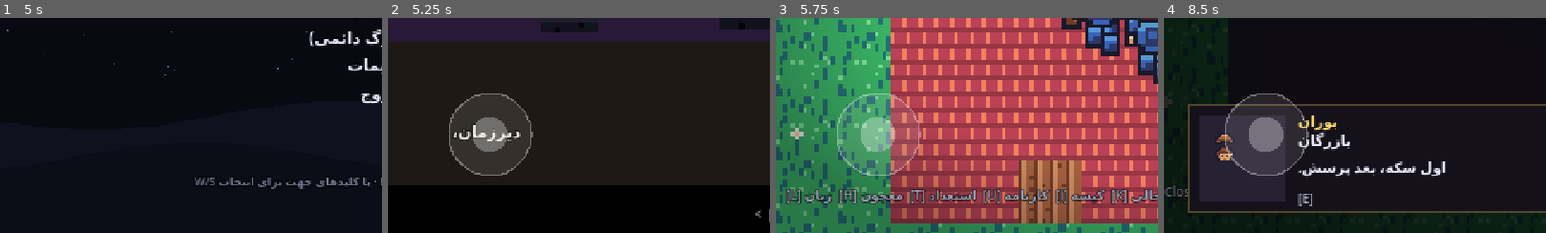
Above: before the commit, frames 1-4 (left to right).
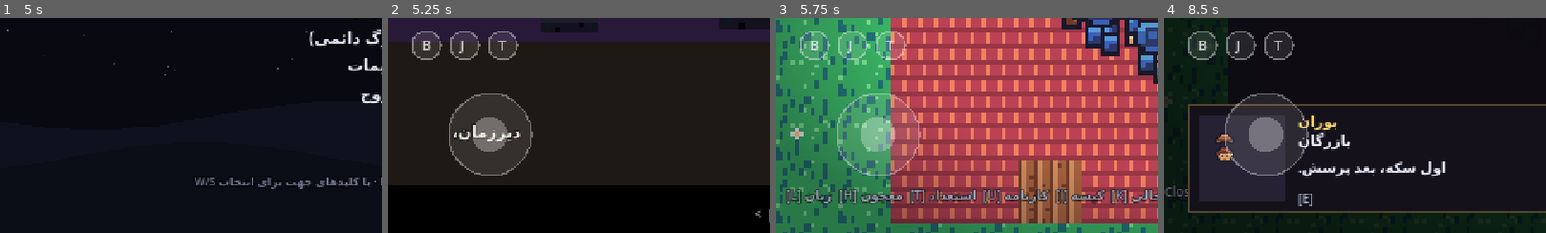
Above: after the commit, the same moments.

Repository: amirrezahadipoor/2D-RPG
Game: Godot game, scene res://scenes/main_menu.tscn
Same seed, same stepped clock (60 frames per second), same inputs: the game is played once before the commit and once after it.
Inputs (mouse positions are % of the whole screen's width and height, from its top left):
- Up to frame 1 (5 s): move the mouse to (72, 45) at 0.52 s; hold D (move_right) 0.53-1.25 s; hold J (attack) 0.53-1.25 s; click (72, 45) at 0.67 s; tap K (dodge) at 0.8 s; tap Enter at 1.25, 2.75 s; drag from (30, 55) to (45, 70) at 1.27 s; tap Space at 2, 3.5 s; move the mouse to (60, 28) at 2.02 s; hold D (move_right) 2.03-2.75 s; hold E (interact) 2.03-2.75 s; tap L (locale) at 2.3 s; drag from (45, 70) to (20, 35) at 2.77 s; move the mouse to (80, 65) at 3.52 s; hold A (move_left) 3.53-4.25 s; hold U (quests) 3.53-4.25 s; tap T (talents) at 3.8 s; tap I (inventory) at 4.15 s; drag from (20, 35) to (35, 25) at 4.27 s
- Up to frame 2 (5.25 s): tap Enter at 5 s; move the mouse to (55, 50) at 5.02 s; hold S (move_down) from 5.03 s (still down); hold J (attack) from 5.03 s (still down); tap H (use_potion) at 5.1 s; click (55, 50) at 5.17 s
- Up to frame 3 (5.75 s): keep holding S (move_down); keep holding J (attack); tap Escape (pause) at 5.65 s
- Up to frame 4 (8.5 s): release S (move_down) at 5.75 s; release J (attack) at 5.75 s; drag from (35, 25) to (30, 55) at 5.77 s; move the mouse to (72, 45) at 6.52 s; hold W (move_up) 6.53-7.25 s; hold K (dodge) 6.53-7.25 s; tap E (interact) at 6.8 s; drag from (30, 55) to (45, 70) at 7.27 s; move the mouse to (60, 28) at 8.02 s; hold S (move_down) from 8.03 s (still down); hold L (locale) from 8.03 s (still down); tap U (quests) at 8.3 s
The pictures show only the part of the screen within x 0-50%, y 50-100%; the shares and areas given below are measured in that part.

Frame 1 is identical in both runs. In frame 2, 0.7% of the frame differs, in the area x 6-35%, y 6-20%; in frame 3, 0.7%; in frame 4, 1.5%.

Commit message:
audit fixes: dungeon depth in save + restore on load, touch bag/journal/talents toggles, low-quality drops decals, FA menu shot, soak+perf tools, verify 345

Diff:
--- a/src/autoload/game.gd
+++ b/src/autoload/game.gd
@@ -27,6 +27,7 @@
 var seen_intro: bool = false
 var saved_world_seed: int = -1
 var saved_hero_pos := Vector2.ZERO
+var saved_dungeon_depth := 0
 var pending_load := false
 
 func hour() -> int:
@@ -119,6 +120,9 @@
 		"inventory": Inventory.serialize(),
 		"quests": QuestLog.serialize(),
 	}
+	var dun := get_tree().root.find_child("Dungeon", true, false)
+	var dv: Variant = dun.get("depth") if dun != null else null
+	payload["dungeon_depth"] = int(dv) if dv != null else 0
 	var world := _find_world()
 	if world != null:
 		payload["world_seed"] = int(world.get("world_seed"))
@@ -153,6 +157,7 @@
 	Inventory.deserialize(parsed.get("inventory", {}))
 	QuestLog.deserialize(parsed.get("quests", {}))
 	saved_world_seed = int(parsed.get("world_seed", -1))
+	saved_dungeon_depth = int(parsed.get("dungeon_depth", 0))
 	var hp: Array = parsed.get("hero_pos", [])
 	saved_hero_pos = Vector2(float(hp[0]), float(hp[1])) if hp.size() == 2 else Vector2.ZERO
 	return true
--- a/src/main.gd
+++ b/src/main.gd
@@ -15,16 +15,16 @@
 var _overworld_hero_pos := Vector2.ZERO
 
 func _ready() -> void:
+	var loading := Game.pending_load
 	world = Overworld.new()
 	world.name = "Overworld"
-	if Game.pending_load:
+	if loading:
 		Game.load_run()
 		world.forced_seed = Game.saved_world_seed
 	add_child(world)
-	if Game.pending_load and Game.saved_hero_pos != Vector2.ZERO \
+	if loading and Game.saved_hero_pos != Vector2.ZERO \
 			and world.is_walkable_at(Game.saved_hero_pos):
 		world.hero.global_position = Game.saved_hero_pos
-	Game.pending_load = false
 
 	_hook_autosave()
 
@@ -88,6 +88,12 @@
 
 	Stats.died.connect(_on_player_died)
 	Game.state_changed.connect(_on_game_state)
+
+	# a save taken inside a dungeon must drop you back into that depth
+	if Game.pending_load and Game.saved_dungeon_depth > 0:
+		enter_dungeon(Game.saved_dungeon_depth)
+		Game.pending_load = false
+	Game.pending_load = false
 
 	if Game.seen_intro:
 		Game.change_state(Game.State.PLAYING)
--- a/src/ui/touch_ui.gd
+++ b/src/ui/touch_ui.gd
@@ -14,13 +14,19 @@
 	"interact": {"pos": Vector2(452, 184), "r": 12.0, "glyph": "E"},
 	"use_potion": {"pos": Vector2(376, 216), "r": 11.0, "glyph": "H"},
 	"pause":    {"pos": Vector2(468, 12), "r": 9.0, "glyph": "="},
+	"inventory": {"pos": Vector2(24, 152), "r": 9.0, "glyph": "B"},
+	"quests":   {"pos": Vector2(48, 152), "r": 9.0, "glyph": "J"},
+	"talents":  {"pos": Vector2(72, 152), "r": 9.0, "glyph": "T"},
 }
+## toggle actions release themselves a beat after the tap
+const TOGGLE_ACTIONS := {"inventory": 1, "quests": 1, "talents": 1, "pause": 1}
 
 var enabled := false
 var _root: Control
 var _stick_id := -1
 var _stick_vec := Vector2.ZERO
 var _button_ids := {}           # action -> touch index
+var _auto_release := {}         # action -> seconds left
 var _move_state := {"move_left": false, "move_right": false,
 	"move_up": false, "move_down": false}
 
@@ -58,6 +64,14 @@
 	_stick_id = -1
 	_stick_vec = Vector2.ZERO
 
+func _process(delta: float) -> void:
+	for action in _auto_release.keys():
+		_auto_release[action] = float(_auto_release[action]) - delta
+		if _auto_release[action] <= 0.0:
+			_emit_action(action, false)
+			_button_ids.erase(action)
+			_auto_release.erase(action)
+
 func _input(event: InputEvent) -> void:
 	if not enabled:
 		return
@@ -83,6 +97,8 @@
 		if pos.distance_to(b["pos"]) < b["r"] + 6.0:
 			_button_ids[action] = index
 			_emit_action(action, true)
+			if TOGGLE_ACTIONS.has(action):
+				_auto_release[action] = 0.12
 			Sfx.play("click", -16.0, 0.02)
 			return
 
--- a/src/world/world.gd
+++ b/src/world/world.gd
@@ -72,6 +72,8 @@
 func apply_quality() -> void:
 	if shade_layer != null:
 		shade_layer.visible = Settings.quality != "low"
+	if decals != null:
+		decals.visible = Settings.quality != "low"
 	for entry in _lights:
 		entry["light"].visible = Settings.quality == "high"
 	Juice.register_world(actors)
--- a/tests/verify.gd
+++ b/tests/verify.gd
@@ -381,6 +381,7 @@
 	var save_text := FileAccess.get_file_as_string(Game.SAVE_PATH)
 	var reparsed: Variant = JSON.parse_string(save_text)
 	_ok(typeof(reparsed) == TYPE_DICTIONARY, "save file is valid JSON")
+	_ok((reparsed as Dictionary).has("dungeon_depth"), "save carries a dungeon_depth field")
 	Stats.gold = 0
 	Stats.level = 1
 	Inventory.bag.clear()
@@ -396,6 +397,16 @@
 	_ok(QuestLog.active.size() == 1 and int(QuestLog.active[0].get("progress", 0)) == 2, "active quest progress survives")
 	_ok(QuestLog.completed_side.has("side_done"), "completed side quests survive")
 	_ok(Game.saved_world_seed == 987654, "world seed survives the round trip")
+	# dungeon depth rides along in the save so revive/continue re-enters it
+	var rt_text := FileAccess.get_file_as_string(Game.SAVE_PATH)
+	var rt_edit: Dictionary = JSON.parse_string(rt_text)
+	rt_edit["dungeon_depth"] = 4
+	var rt_f := FileAccess.open(Game.SAVE_PATH, FileAccess.WRITE)
+	rt_f.store_string(JSON.stringify(rt_edit))
+	rt_f.close()
+	Game.load_run()
+	_ok(Game.saved_dungeon_depth == 4, "dungeon depth survives the round trip")
+	Game.load_run()
 	_ok(Game.saved_hero_pos.distance_to(rt_pos + Vector2(3, 0)) < 1.0, "hero position survives the round trip")
 	rt_hero.global_position = rt_pos
 	world.world_seed = rt_seed
@@ -955,6 +966,8 @@
 func _check_ai() -> void:
 	print("== monster ai ==")
 	var prev_state := Game.state
+	var prev_spawn := world.spawner.spawn_enabled
+	world.spawner.spawn_enabled = false   # no fresh bodies crowding the arena
 	Game.state = Game.State.PLAYING
 	var hero := world.hero
 	hero.global_position = _open_arena()
@@ -1047,6 +1060,7 @@
 		pr.queue_free()
 	await get_tree().physics_frame
 	Game.state = prev_state
+	world.spawner.spawn_enabled = prev_spawn
 
 # ------------------------------------------------------- combat style -------
 func _check_combat_style() -> void:
@@ -1491,10 +1505,12 @@
 	# quality tiers flip lights / shade / vignette
 	Settings.set_quality("low")
 	_ok(world.shade_layer.visible == false, "low quality drops contact shadows")
+	_ok(world.decals.visible == false, "low quality drops ground decals")
 	_ok(world._lights.size() > 0 and (world._lights[0]["light"] as PointLight2D).visible == false,
 		"low quality drops torch glows")
 	Settings.set_quality("medium")
 	_ok(world.shade_layer.visible, "medium keeps the shadow pass")
+	_ok(world.decals.visible, "medium keeps the ground decals")
 	_ok((world._lights[0]["light"] as PointLight2D).visible == false, "medium still skips lights")
 	Settings.set_quality("high")
 	_ok((world._lights[0]["light"] as PointLight2D).visible, "high turns the torch glows on")
--- /dev/null
+++ b/tools/perf.gd
@@ -0,0 +1,59 @@
+extends Node
+var main: Node
+var stage := 0
+var t := 0.0
+var f := 0
+
+func _ready() -> void:
+	main = load("res://scenes/main.tscn").instantiate()
+	main.name = "Main"
+	get_tree().root.add_child.call_deferred(main)
+
+func _process(d: float) -> void:
+	if main == null or main.get_node_or_null("Overworld") == null:
+		return
+	f += 1
+	t += d
+	if t < 5.0:
+		return
+	print("PERF stage=", stage, " fps=", snapped(f / t, 0.1))
+	f = 0
+	t = 0.0
+	stage += 1
+	match stage:
+		1:
+			for e in get_tree().get_nodes_in_group("enemy"):
+				e.queue_free()
+			main.world.spawner.spawn_enabled = false
+		2:
+			for n in main.world.npcs.duplicate():
+				n.queue_free()
+		3:
+			main.world.ambient.set_process(false)
+			main.world.ambient.visible = false
+		4:
+			main.hud.visible = false
+		5:
+			main.world.hero.visible = false
+			main.world.hero.set_process(false)
+			main.world.hero.set_physics_process(false)
+		6:
+			for layer in [main.world.terrain_layer, main.world.props_layer, main.world.shade_layer]:
+				if layer != null:
+					layer.visible = false
+		7:
+			main.world.set_process(false)
+			main.world.spawner.set_process(false)
+		8:
+			for n in [main.hud, main.dialogue, main.inv_screen, main.journal,
+					main.talents, main.cutscene, main.events]:
+				if n != null:
+					n.set_process(false)
+					for c in n.get_children():
+						c.set_process(false)
+		9:
+			Juice.set_process(false)
+			Game.set_process(false)
+		10:
+			print("PERF nodes=", get_tree().get_node_count())
+			get_tree().quit(0)
--- /dev/null
+++ b/tools/perf.tscn
@@ -0,0 +1,6 @@
+[gd_scene load_steps=2 format=3]
+
+[ext_resource type="Script" path="res://tools/perf.gd" id="1_pf"]
+
+[node name="Perf" type="Node"]
+script = ExtResource("1_pf")
--- a/tools/screenshot.gd
+++ b/tools/screenshot.gd
@@ -319,6 +319,14 @@
 	for i in 30:
 		await get_tree().process_frame
 	await _grab("20_menu")
+	# ---- 20b: the same menu in Persian (RTL) ----
+	I18N.set_locale("fa")
+	for i in 12:
+		await get_tree().process_frame
+	await _grab("24_menu_fa")
+	I18N.set_locale("en")
+	for i in 6:
+		await get_tree().process_frame
 	# ---- 21: settings overlay on top of the menu ----
 	mm._open_settings()
 	for i in 10:
--- /dev/null
+++ b/tools/soak.gd
@@ -0,0 +1,90 @@
+extends Node
+## Headless soak-play: drives the real game with random input for minutes,
+## forces night events / dungeons / dialogs, and reports anything broken.
+var main: Node
+var rng := RandomNumberGenerator.new()
+var held := ""
+var t := 0.0
+var frames := 0
+var errors := 0
+var phase := 0
+
+func _ready() -> void:
+	rng.seed = 424242
+	Game.is_hardcore = false
+	var args := OS.get_cmdline_user_args()
+	if "--low" in args:
+		Settings.set_quality("low")
+	elif "--med" in args:
+		Settings.set_quality("medium")
+	main = load("res://scenes/main.tscn").instantiate()
+	main.name = "Main"
+	get_tree().root.add_child.call_deferred(main)
+
+func _process(delta: float) -> void:
+	frames += 1
+	t += delta
+	if t < 1.0:
+		return
+	var cs: Cutscene = main.get_node_or_null("Cutscene")
+	if cs and cs.active:
+		cs._end()
+	# random player input, like a chaotic toddler with a keyboard
+	if held != "" and rng.randf() < 0.25:
+		Input.action_release(held)
+		held = ""
+	if held == "" and rng.randf() < 0.7:
+		held = ["move_up", "move_down", "move_left", "move_right"][rng.randi() % 4]
+		Input.action_press(held)
+	if rng.randf() < 0.12:
+		Input.action_press("attack")
+		Input.action_release("attack")
+	if rng.randf() < 0.03:
+		Input.action_press("dodge")
+		Input.action_release("dodge")
+	if rng.randf() < 0.02 and Stats.hp < Stats.max_hp * 0.5:
+		Input.action_press("use_potion")
+		Input.action_release("use_potion")
+	if rng.randf() < 0.015:
+		Input.action_press("interact")
+		Input.action_release("interact")
+	if rng.randf() < 0.008:
+		for act in ["inventory", "quests", "talents"]:
+			Input.action_press(act)
+			Input.action_release(act)
+	# scripted chaos on a timer
+	if t > 20.0 and phase == 0:
+		phase = 1
+		Game.game_minutes = 20.0 * 60.0      # blood moon / night lights
+	if t > 40.0 and phase == 1:
+		phase = 2
+		main.enter_dungeon(1)                 # dungeons + torches + stairs
+	if t > 70.0 and phase == 2:
+		phase = 3
+		main.enter_dungeon(3)                 # deeper floor
+	if t > 95.0 and phase == 3:
+		phase = 4
+		main.exit_dungeon()
+	if t > 110.0 and phase == 4:
+		phase = 5
+		Game.game_minutes = 23.6 * 60.0       # midnight graveyard wave window
+	if t > 125.0 and phase == 5:
+		phase = 6
+		Stats.damage(999999)                   # adventure death keeps the save
+	if t > 133.0 and phase == 6:
+		phase = 7
+		Game.start_new_run(false)              # back to life for the final sweep
+	if t > 145.0:
+		_finish()
+
+func _finish() -> void:
+	print("SOAK frames=", frames, " fps~=", snapped(float(frames) / t, 0.1))
+	print("SOAK nodes=", get_tree().get_node_count(),
+		" enemies=", get_tree().get_nodes_in_group("enemy").size(),
+		" orphans=", get_tree().get_nodes_in_group("projectile").size())
+	print("SOAK state=", Game.state, " day=", Game.hour(), " gold=", Stats.gold,
+		" hp=", Stats.hp, "/", Stats.max_hp, " lvl=", Stats.level)
+	print("SOAK objects=", Performance.get_monitor(Performance.OBJECT_COUNT),
+		" nodes2=", Performance.get_monitor(Performance.OBJECT_NODE_COUNT))
+	print("SOAK DONE")
+	get_tree().quit(0)
--- /dev/null
+++ b/tools/soak.tscn
@@ -0,0 +1,6 @@
+[gd_scene load_steps=2 format=3]
+
+[ext_resource type="Script" path="res://tools/soak.gd" id="1_soak"]
+
+[node name="Soak" type="Node"]
+script = ExtResource("1_soak")
Binary file changed: docs/screenshots/01_boot.png
Binary file changed: docs/screenshots/02_walked.png
Binary file changed: docs/screenshots/03_geared.png
Binary file changed: docs/screenshots/04_attack.png
Binary file changed: docs/screenshots/05_persian.png
Binary file changed: docs/screenshots/06_combat.png
Binary file changed: docs/screenshots/07_death.png
Binary file changed: docs/screenshots/08_death_fa.png
Binary file changed: docs/screenshots/09_inventory.png
Binary file changed: docs/screenshots/10_loot.png
Binary file changed: docs/screenshots/11_story.png
Binary file changed: docs/screenshots/12_village.png
(and 12 more such lines)
